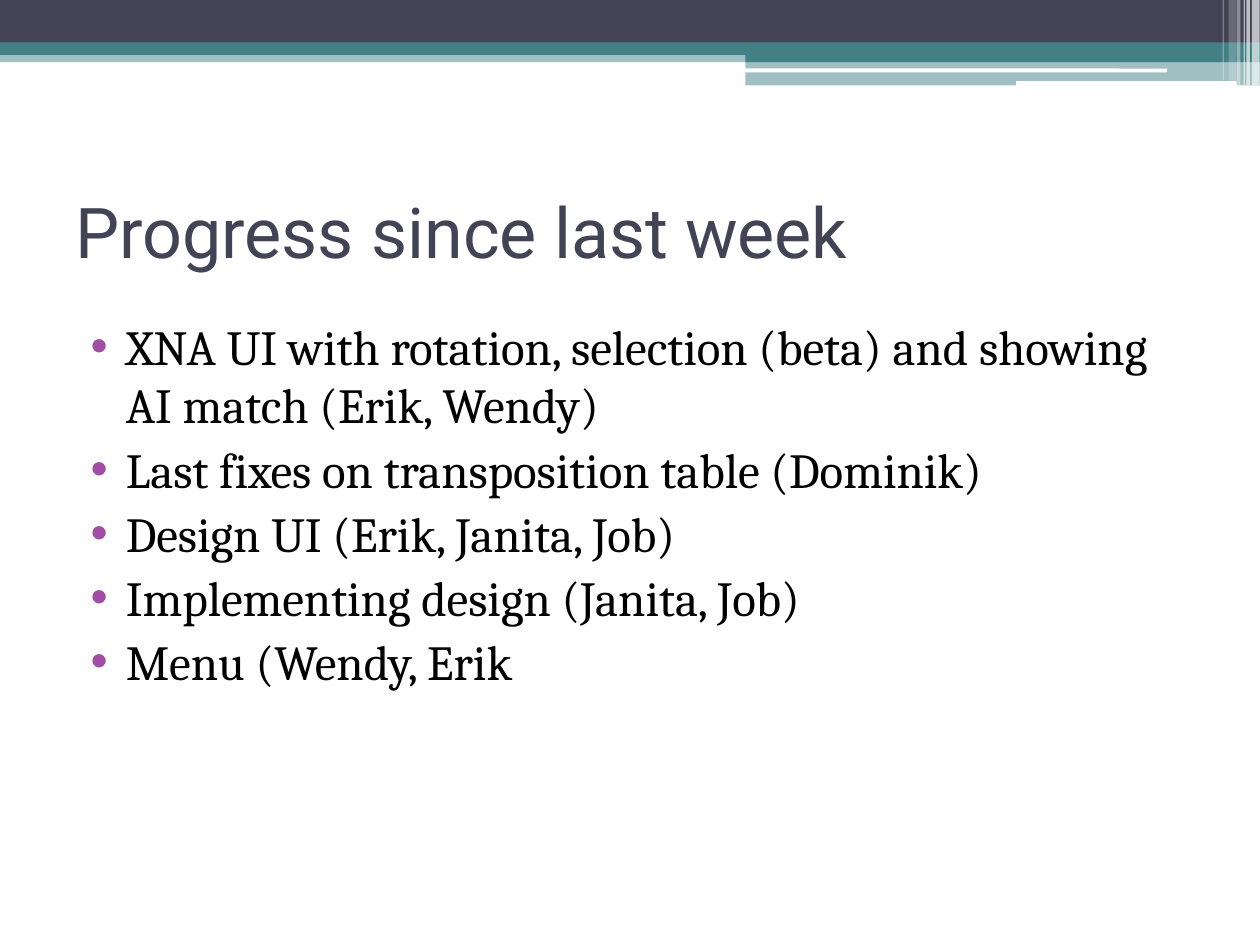
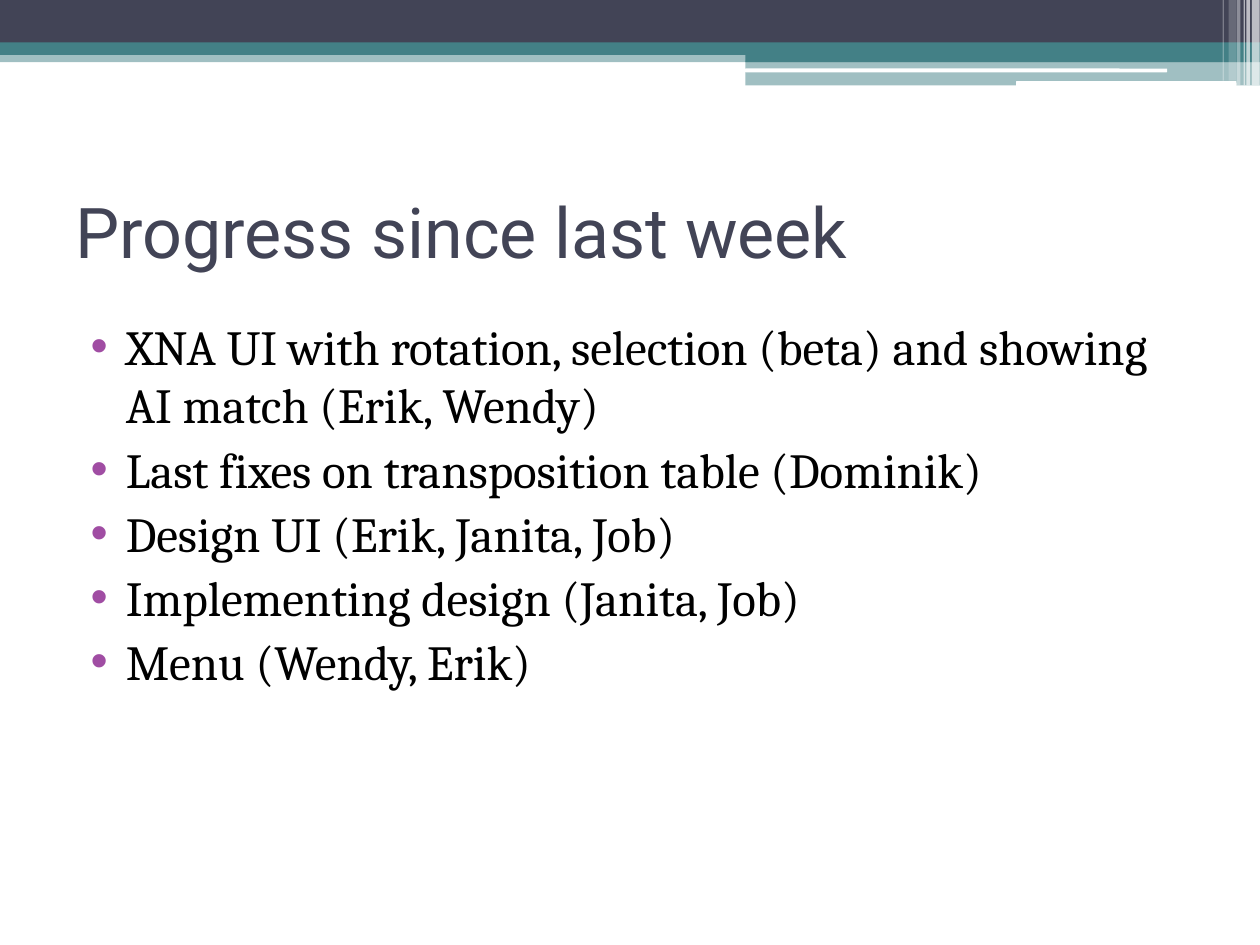
Before and after one commit to IAmWaseem/windespacman, a slide deck: slide 2 of Group 3 – Karo Progress.pptx. Drawn at 1260x945 pixels with LibreOffice and Linux fonts; fonts in the diff are those of the drawing. Boxes give left, top, right and bottom in pixels: in the first picture for what was removed or moved away, otherwise in the second. Text is boxed around its words. In the diff, an @@ line names an element or a change of style, - is before the commit and + after.

```diff
--- a/Group 3 – Karo Progress.pptx
+++ b/Group 3 – Karo Progress.pptx
@@ text at (126, 645, 531, 691): text changed @@
-• Menu (Wendy, Erik
+• Menu (Wendy, Erik)
```
